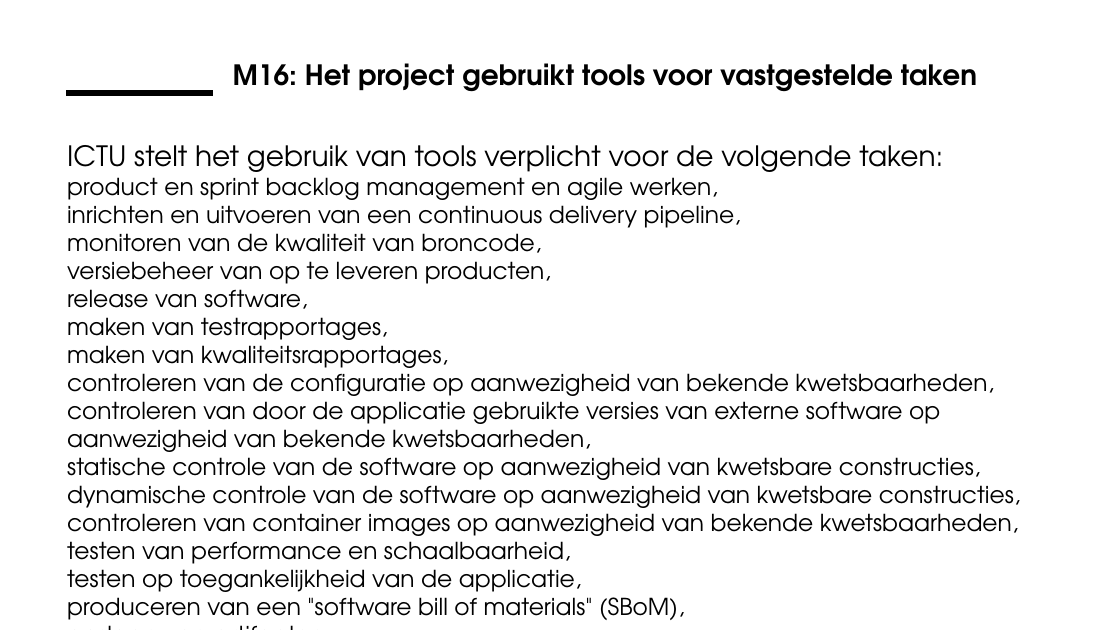
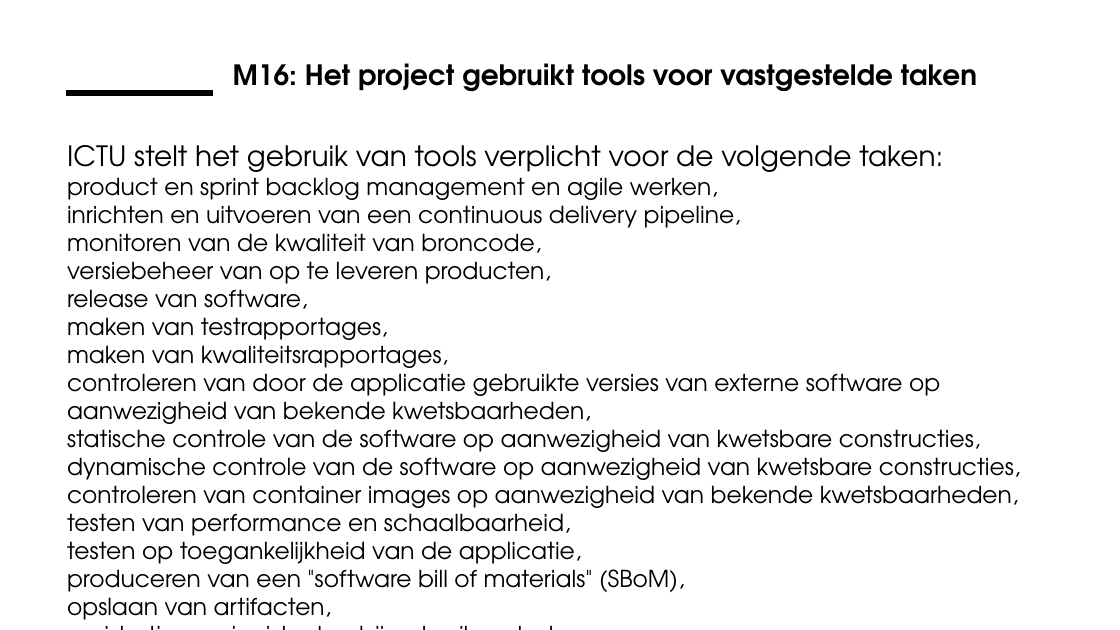
Before and after one commit to ICTU/Kwaliteitsaanpak, a slide deck: slide 13 of docs/wip/ICTU-Kwaliteitsaanpak.pptx. Drawn at 1120x630 pixels with LibreOffice and Linux fonts; fonts in the diff are those of the drawing; background and template pictures are left out. Boxes give left, top, right and bottom in pixels: in the first picture for what was removed or moved away, otherwise in the second. Text is boxed around its words. In the diff, an @@ line names an element or a change of style, - is before the commit and + after.

```diff
--- a/docs/wip/ICTU-Kwaliteitsaanpak.pptx
+++ b/docs/wip/ICTU-Kwaliteitsaanpak.pptx
@@ text at (x1=67, y1=367, x2=994, y2=402): paragraph removed @@
-controleren van de configuratie op aanwezigheid van bekende kwetsbaarheden,
```
Also in this commit, not shown: 20 other files.
